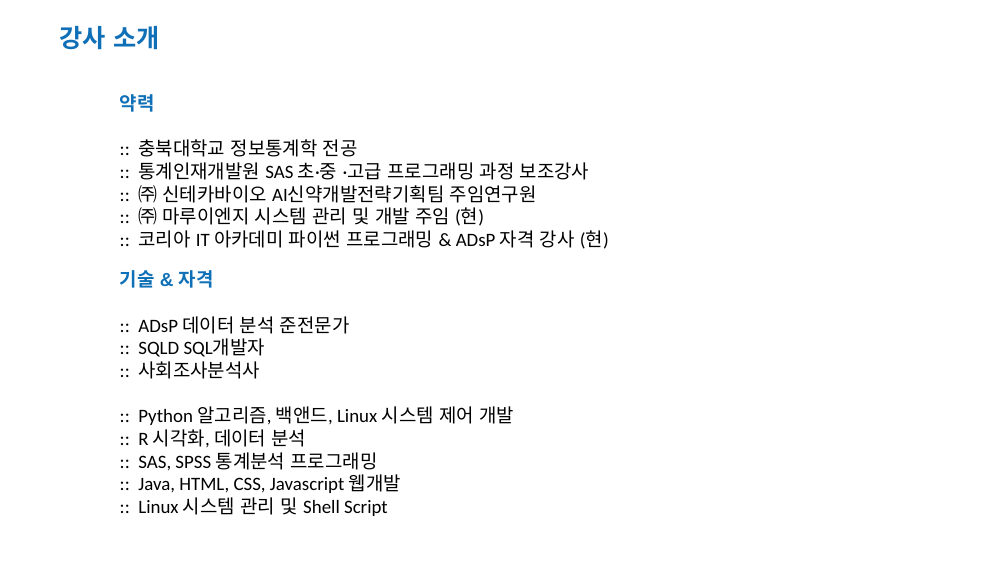
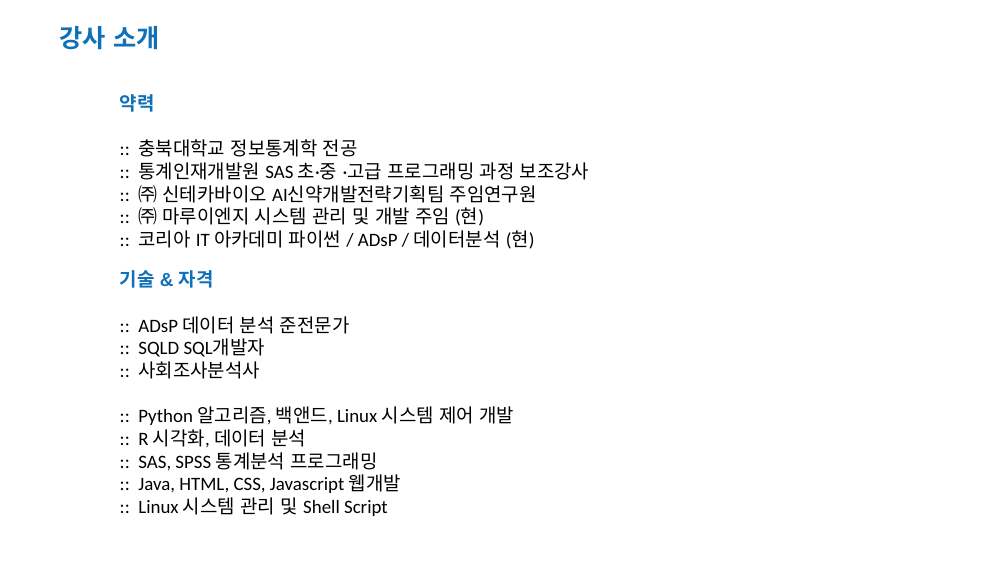
Before and after one commit to JeongSooNa/JeongSooNa-Docs, a slide deck: slide 2 of docs/Korea_IT_Academy-ADsP/ADsP_2025_1.pptx. Drawn at 1008x567 pixels with LibreOffice and Linux fonts; fonts in the diff are those of the drawing; background and template pictures are left out. Boxes give left, top, right and bottom in pixels: in the first picture for what was removed or moved away, otherwise in the second. Text is boxed around its words. In the diff, an @@ line names an element or a change of style, - is before the commit and + after.

```diff
--- a/docs/Korea_IT_Academy-ADsP/ADsP_2025_1.pptx
+++ b/docs/Korea_IT_Academy-ADsP/ADsP_2025_1.pptx
@@ text at (x1=138, y1=230, x2=535, y2=249): text changed @@
-:: 코리아 IT 아카데미 파이썬 프로그래밍 & ADsP 자격 강사 (현)
+:: 코리아 IT 아카데미 파이썬 / ADsP / 데이터분석 (현)
```
Also in this commit, not shown: 2 other slides changed.
